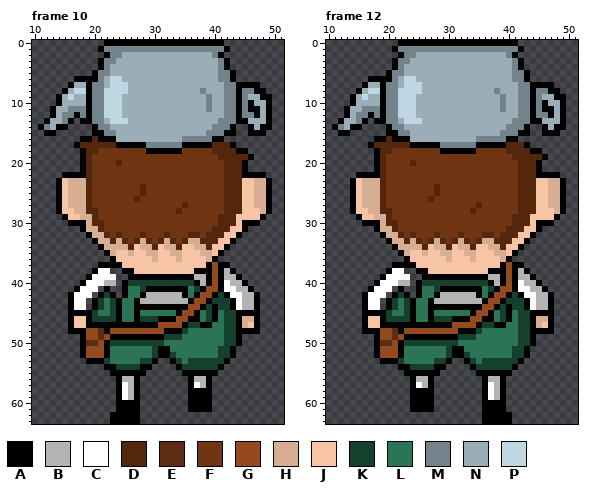
Pixel-art file -- aseprite/greg.aseprite. This is how it looked before the edit.
64x64 pixels, 12 frames. Shown: frame 10: x 10..51, y 0..63; frame 12: x 10..51, y 0..63. The commit also changed other frames, which this record leaves out.
Palette (. is transparent): A #000000  B #b3b3b3  C #ffffff  D #54270d  E #5c2d12  F #703614  G #934a1f  H #d7ad93  J #f7c4a5  K #15402e  L #2b7456  M #73838b  N #9badb7  P #bfd6e3
Pixels before, frame 10 (only the part around the change), first column x 10:
 0 ............AAAAAAAAAAAAAAAAAAAA..........
 1 ...........AMMMMMMMMMMMMMMMMMMMMA.........
 2 ............AMMNNNNNNNNNNNNNNNMA..........
 3 ...........AMMNNNNNNNNNNNNNNNNNMA.........
 4 ...........AMNNNNNNNNNNNNNNNNNNMA.........
 5 ..........AMMNNNNNNNNNNNNNNNNNNMMA........
 6 .......AAAAMNPPNNNNNNNNNNNNNNNNMMA........
 7 ......ANNAMMNPPPNNNNNNNNNNNNNNNNMMAAAA....
 8 .....ANPPAMMPPPPNNNNNNNNNNNNMNNNMMAMMAA...
 9 ....ANPNNAMMPPPNNNNNNNNNNNNNNMNNMMAMNNAA..
10 ....ANNNNAMMPPPNNNNNNNNNNNNNNMNNMMAMANNA..
11 ...ANNMMMAMMPPPNNNNNNNNNNNNNNMNNMMAMAANA..
12 ...ANMMAMAMMPPPNNNNNNNNNNNNNNNNNMMAMMANA..
13 ..ANNMA.AAMMNPPPNNNNNNNNNNNNNNNMMMAANNNA..
14 .AMNAA....AMMNNNNNNNNNNNNNNNNNMMMA..ANAA..
15 ..AA......AAMMNNNNNNNNNNNNNNNMMMAA..AAA...
16 ........AADAAANNNNNNNNNNNMMMMMAA..........
17 .......ADDDDDDAAAAAMMMMMMAAAAADDDA........
18 ........ADDFFFFFFFFAAAAAAFFFFFDDDDAA......
19 ........ADFFFFFFFFFFFFFFFFFFFFFDDDDDA.....
20 ........ADFFFFDFFFFFFFFFFFFFFFFFDDDA......
21 ........ADFFFFFFFFFFFFFFFFFFFFFFDDDA......
22 .....AAAADFFFFFFFFFFFFFFFFFFFFFFDDDAAAA...
23 ....AJHHHDFFFFFFFFFFFFFFFFFFFFFFDDDJJHHA..
24 ....AJHHHDFFFFFFFFDFFFFFFFFFFFFFDDDJJHHA..
25 ....AJHHHDFFFFFFFFDFFFFFFFFFFFFFDDDJJHHA..
26 ....AJHHHDFFFFFFFDFFFFFFFFFFFFFFDDDJJHHA..
27 ....AJHHHDFFFFFFFFFFFFFFFDFFFFFFDDDJJHHA..
28 ....AJJHHDDFFFFFFFFFFFFFDFFFFFFFDDDJJJHA..
29 .....AJJHHDFFFFFFFFFFFFFFFFFFFFDDDJJJJA...
30 ......AAAHDDFFFFFFFFFFFFFFFFFFFDDDJAAA....
31 ........AHHDFFFFFFFFFFFFFFFFFFDDDJJA......
32 .........AHHDFDFFFDFFFDFFFDDFDDDJJA.......
33 ..........AHHDHDFDHDFDHDFDHHDDDJJA........
34 ...........AHHHHDJHHDJHHDJJHHDJJA.........
35 ............AHJJHJJHHJJHHJJJHHJA..........
36 .............AJJJJJJHJJJHJJJJHA...........
37 ...........AAAAJJJJJJJJJJJJJJAGAA.........
38 ..........ACC..AAJJJJJJJJJJAAAGABA........
39 .........ACCCC..AAAAAAAAAAABBAGABBA.......
40 ........ACCCBB.AKKKKKKKKKKKABAGACBBA......
41 .......ACCC.A..ALLKAAAAAAALKAGGACCBBA.....
42 ......ACCC.AKA.ALLABBBBBBALAGGAKACCBBA....
43 ......ACC.AKLKALLABBBBBBBBAGGAKKKACBBA....
44 ......ACC.AKLKALLAAAAAAAAAGGAKAKKACBBA....
45 ......AAAAKLLKALLALLLLLLAGGALKALKKAAAA....
46 ......AJJAKKKKALLAKKKAAAGGAALKALKKAHHA....
47 ......AJJAAAAAAAAAAAAGGGGAKKAALLKKAHJA....
48 ......AAAGGEAGGGGGGGGGAAAKLLLLLLKKAAAA....
49 ........AGGEGAAAAAAAAAKKKLLLLLLLKKA.......
50 ........AEEGAKKKKKKKKKLLLLLLLLLLKKA.......
51 ........AGGGALLLLLLLKAALLLLLLLLKKA........
52 ........AGGGALLLLLLLKAAKLLLLLLLKKA........
53 .........AAAKLLLLLKKA..AKLKKKKKKA.........
54 ............AAKKKKAA....AKKKKKKA..........
55 .............AAAAAA......AAAAAA...........
56 ..............ABBA........ABBA............
57 ..............ACBA........ACBA............
58 ..............ACBA........AAAA............
59 ..............ACBA........AAAA............
60 ..............AAAA........AAAA............
61 ..............AAAA........AAAA............
Pixels before, frame 12 (only the part around the change), first column x 10:
34 ...........AHHHHDJHHDJHHDJJHHDJJA.........
35 ............AHJJHJJHHJJHHJJJHHJA..........
36 .............AJJJJJJHJJJHJJJJHA...........
37 ...........AAAAJJJJJJJJJJJJJJAGAA.........
38 ..........ACC..AAJJJJJJJJJJAAAGABA........
39 .........ACCCC..AAAAAAAAAAABBAGABBA.......
40 ........ACCCBB.AKKKKKKKKKKKABAGACBBA......
41 .......ACCC.A..ALLKAAAAAAALKAGGACCBBA.....
42 ......ACCC.AKA.ALLABBBBBBALAGGAKACCBBA....
43 ......ACC.AKLKALLABBBBBBBBAGGAKKKACBBA....
44 ......ACC.AKLKALLAAAAAAAAAGGAKAKKACBBA....
45 ......AAAAKLLKALLALLLLLLAGGALKALKKAAAA....
46 ......AJJAKKKKALLAKKKAAAGGAALKALKKAHHA....
47 ......AJJAAAAAAAAAAAAGGGGAKKAALLKKAHJA....
48 ......AAAGGEAGGGGGGGGGAAAKLLLLLLKKAAAA....
49 ........AGGEGAAAAAAAAAKKKLLLLLLLKKA.......
50 ........AEEGAKKKKKKKKKLLLLLLLLLLKKA.......
51 ........AGGGALLLLLLLKAALLLLLLLLKKA........
52 ........AGGGALLLLLLLKAAKLLLLLLLKKA........
53 .........AAAKLLLLLKKA..AKLKKKKKKA.........
54 ............AAKKKKAA....AKKKKKKA..........
55 .............AAAAAA......AAAAAA...........
56 ..............ABBA........ABBA............
57 ..............ACBA........ACBA............
58 ..............AAAA........ACBA............
59 ..............AAAA........ACBA............
Once edited:
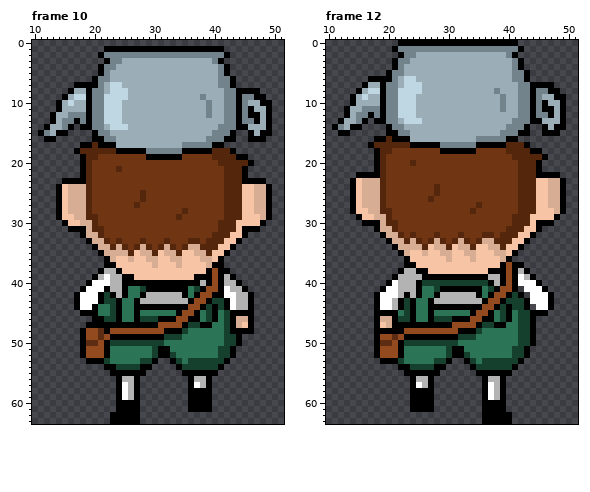
The edit:
Changed rows in their new state; - is an unchanged pixel.
Frame 10:
first column x 11:
 0 -----------....................--------
 1 ----------.AAAAAAAAAAAAAAAAAAAA.-------
 2 ----------AM--MMMMMMMMMMMMMMM-MA-------
 3 ----------.A-M---------------MA.-------
 4 ------------M--------------------------
 5 ---------.A--------------------A.------
 6 ------...--MNN-------------------------
 7 -----.AA-A----N---------------M-A....--
 8 ----.ANN---N---------------N------AA-.-
 9 ---.ANPP------P------------MN------MA-.
10 -----P-----------------------------N-A-
11 --.A-NNN----------------------------N--
12 ----N-M---------------------M------A---
13 -.A--MAM---P--N---------------N---MMA--
14 .A-NMA-AAM-NPPP--------------N--MAAN-N-
15 AMNAA-----M-N---------------N--M----N-A
16 -AA----..A-MM-----------NNNN-MMAA--AAA-
17 ------.AA-AAANNNNNNNNNNNMMMMMAA..------
18 ------AD--DDDAAAAAMMMMMMAAAAA---A..----
19 ---------D--------AAAAAA-----D---AA.---
20 -------------F----------------D---DA---
21 -------------D-------------------------
22 ----...----------------------------...-
23 ---.AAAA--------------------------AAAA.
24 -----------------F---------------------
26 ----------------FD---------------------
27 ----------------D-------F--------------
28 -----H---F-------------FD-----------H--
29 ---AJ-H-D--------------D------F--D---HA
30 ----AJJH--F-----------------------JJJA-
31 -----AA--D-------------------F--D--AA--
32 -------AH-DF-F---F---F---FF-F--D-JA----
33 --------AH-DFDF-FDF-FDF-FDDF--D-JA-----
34 ---------AH-D-DFD-DFD-DFDH-D-D-JA------
35 ----------AH-HHD-H-D-H-D--H-D-JA-------
36 -----------AH--H--H---H----H-JA--------
37 ----------.--J-----H---H----HA-.-------
38 ---------.ABBAJJ----------JJ---A.------
39 --------.AB-BBA-JJJJJJJJJJAA----A.-----
40 -------.A--C-B-AAAAAAAAAAA-----B-A.----
41 ------.A--C-BB------------------B-A.---
42 -----.A--C---B----------------AC-B-A.--
43 -----.A-CCAK-------------------ACB-A.--
44 -----.A-C-L--------------------ACB-A.--
45 -----..--A----------------------A---.--
46 -----....AA---------------------AH-A.--
47 -----...------------------------AHJA.--
48 -----..-------------------------A---.--
Frame 12:
first column x 16:
37 -----..-------------------------
38 ----..ABB-----------------------
39 ---..ABBBB----------------C-----
40 --..A---B------------------CC---
41 -..A-CBBB-----------------.-CC--
42 ..A-CCB-B------------------.-CC-
43 ..ACCBA----------------------CC-
44 ..ACCBA---------------------.CC-
45 ..--AA-------------------------.
46 ..AHHA-----------------------...
47 ..AJH------------------------...
48 ..-AAA-----------------------...
Pixel boxes of the changes (left, top, right, bottom) in both pictures:
changed: (38, 40, 272, 334)
changed: (362, 262, 422, 334)
changed: (518, 274, 554, 334)
